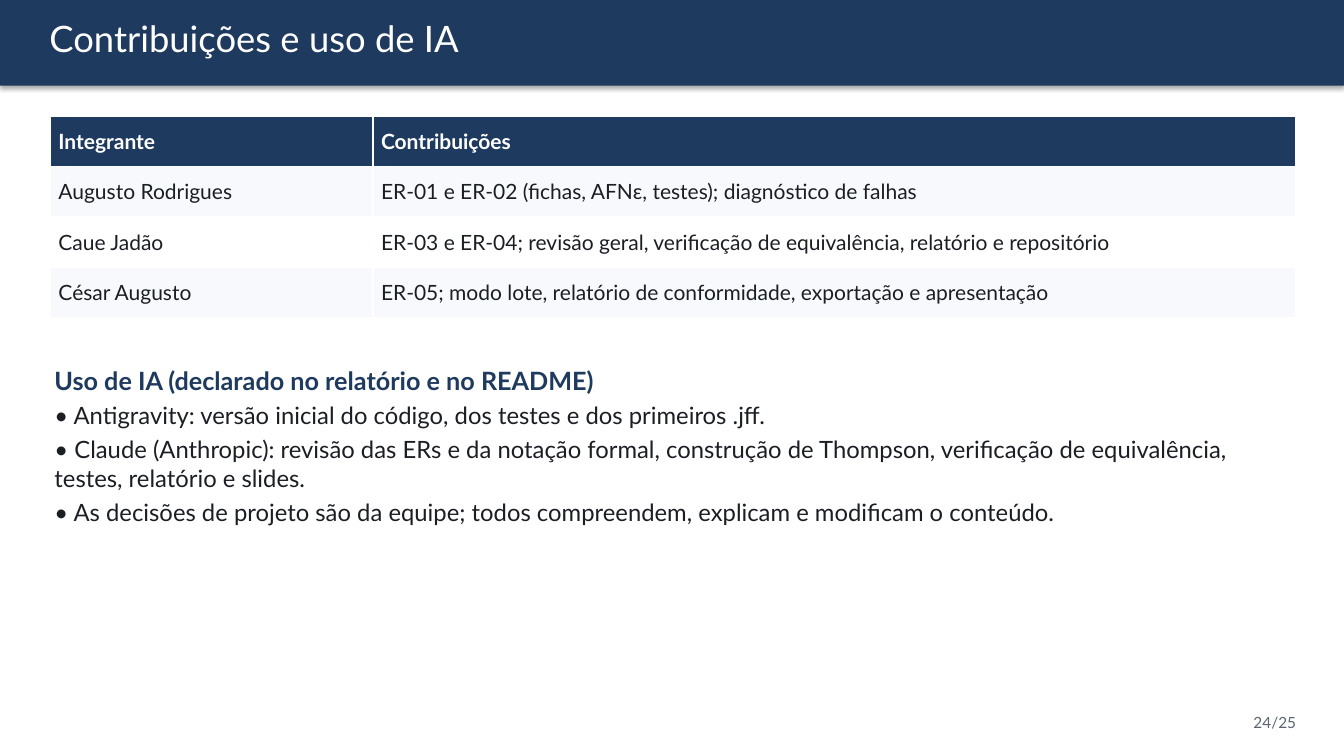
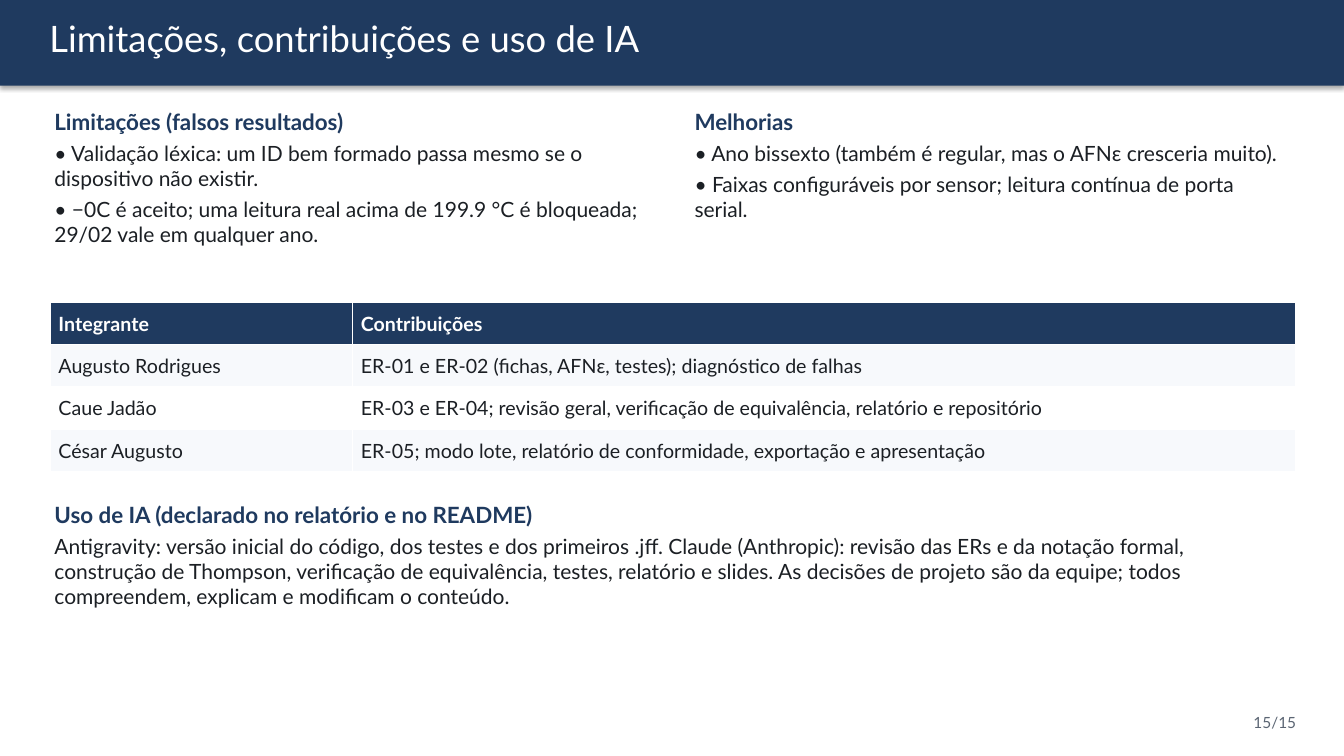
Before and after one commit to cauebarroso/Auditor-de-sensores-industriais-com-express-es-regulares, a slide deck: slide 15 of docs/Apresentacao.pptx (slide 24 before the commit). Drawn at 1344x756 pixels with LibreOffice and Linux fonts; fonts in the diff are those of the drawing. Boxes give left, top, right and bottom in pixels: in the first picture for what was removed or moved away, otherwise in the second. Text is boxed around its words. In the diff, an @@ line names an element or a change of style, - is before the commit and + after.

```diff
--- a/docs/Apresentacao.pptx
+++ b/docs/Apresentacao.pptx
@@ text at [49,25,639,59]: text changed @@
-Contribuições e uso de IA
+Limitações, contribuições e uso de IA
@@ text added at [54,112,637,246], 15 pt, text #1B1F24 @@
+Limitações (falsos resultados)
+• Validação léxica: um ID bem formado passa mesmo se o dispositivo não existir.
+• −0C é aceito; uma leitura real acima de 199.9 °C é bloqueada; 29/02 vale em qualquer ano.
@@ text added at [695,113,1277,217], 15 pt, text #1B1F24 @@
+Melhorias
+• Ano bissexto (também é regular, mas o AFNε cresceria muito).
+• Faixas configuráveis por sensor; leitura contínua de porta serial.
@@ table at [50,302,1296,472] @@
@@ size 15 to 14 pt @@
@@ table: place and size @@
-table at [50,116,1296,318]
+table at [50,302,1296,472]
@@ text "Uso de IA (declarado no ...": place and size @@
-text "Uso de IA (declarado no ..." at [54,370,1227,526]
+text "Uso de IA (declarado no ..." at [54,505,1184,608]
@@ text at [54,505,533,527]: size 18 to 16 pt in "Uso de IA (declarado no relatório e ..." @@
@@ text at [54,538,1184,608]: text changed; size 17 to 15 pt @@
-• Antigravity: versão inicial do código, dos testes e dos primeiros .jff.
-• Claude (Anthropic): revisão das ERs e da notação formal, construção de Thompson, verificação de equivalência, testes, relatório e slides.
-• As decisões de projeto são da equipe; todos compreendem, explicam e modificam o conteúdo.
+Antigravity: versão inicial do código, dos testes e dos primeiros .jff. Claude (Anthropic): revisão das ERs e da notação formal, construção de Thompson, verificação de equivalência, testes, relatório e slides. As decisões de projeto são da equipe; todos compreendem, explicam e modificam o conteúdo.
@@ text at [1253,717,1296,729]: text changed @@
-24/25
+15/15
```
Also in this commit, not shown: 11 other slides changed, 2 slides added, 12 slides removed, 4 other files.
